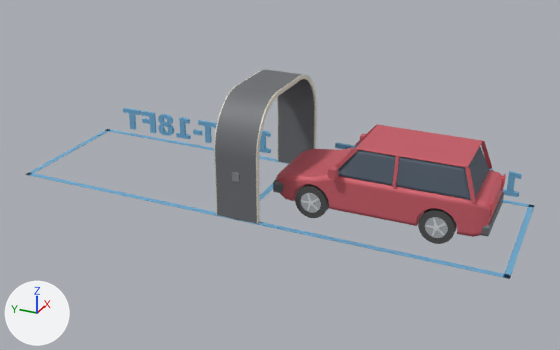
The glTF model public/colibri-suv.glb: old version first, new version second.
Camera for both pictures: a 50 mm lens placed at (-14.61, -1.17, 7.72), pointed at (-0.22, 5.31, 0.53). Every picture has the same lights, and +X, +Y and +Z are marked at lower left. The older version comes first. Where no turn or scale is listed for an object, it has been applied to the vertices.

Before the edit, the objects in view are built like this:
```python
me_lane_left = bpy.data.meshes.new('lane_left')
me_lane_left.from_pydata(...)  # a box spanning x -1.65..-1.53, y 0.0..11.35, z 0.0..0.01
me_lane_left.materials.append(mat_material_11)  # blue #76b4db
me_vehicle_body = bpy.data.meshes.new('vehicle_body')
me_vehicle_body.from_pydata(...)  # 1030 vertices, 2056 faces; spans x -0.92..0.92, y 0.61..5.16, z 0.27..1.07
me_vehicle_body.materials.append(mat_material_3)  # red #cf606c
me_vehicle_roof = bpy.data.meshes.new('vehicle_roof')
me_vehicle_roof.from_pydata(...)  # 226 vertices, 448 faces; spans x -0.74..0.74, y 1.14..3.39, z 1.67..1.7
me_vehicle_roof.materials.append(mat_material_3)  # red #cf606c
ob_lane_left = bpy.data.objects.new('lane_left', me_lane_left)
ob_lane_left.location = (0.0, 0.0, 0.0)
ob_vehicle_body = bpy.data.objects.new('vehicle_body', me_vehicle_body)
ob_vehicle_body.location = (0.0, 0.0, 0.0)
ob_vehicle_roof = bpy.data.objects.new('vehicle_roof', me_vehicle_roof)
ob_vehicle_roof.location = (0.0, 0.0, 0.0)
# also in view: 'label_far_end' at (1.95, 8.76, 0.29); 'lane_near_end' at (0.0, 0.06, 0.01); 'arch_shell' at (0.0, 5.67, 1.3); 'vehicle_glass' at (0.0, 2.42, 1.36); 'vehicle_tire_rear_l' at (-0.79, 1.59, 0.36)
```
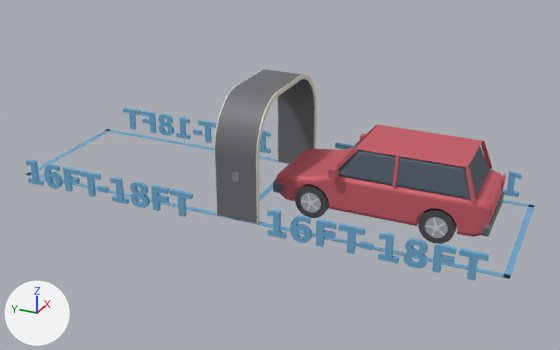
The newer file is also turned or shifted as a whole; pictures and numbers use the older file's frame.

Changed parts and their boxes [x1, y1, x2, y2] in the pictures (560 x 350 px):
'label_near_end_other_side', added (blue)
    after: [267, 210, 489, 281]
'label_far_end_other_side', added (blue)
    after: [26, 160, 193, 217]

What changed in the scene script:
```text
Add me_label_far_end_other_side:
    me_label_far_end_other_side.from_pydata(...)  # 350 vertices, 676 faces; spans x -1.99..-1.91, y 0.88..5.29, z 0.0..0.59
    me_label_far_end_other_side.materials.append(mat_material_11)  # blue #76b4db
Add me_label_near_end_other_side:
    me_label_near_end_other_side.from_pydata(...)  # 350 vertices, 676 faces; spans x -1.99..-1.91, y -5.29..-0.88, z 0.0..0.59
    me_label_near_end_other_side.materials.append(mat_material_11)  # blue #76b4db
Add ob_label_far_end_other_side:
    ob_label_far_end_other_side = bpy.data.objects.new('label_far_end_other_side', me_label_far_end_other_side)
    ob_label_far_end_other_side.location = (0.0, 5.67, 0.0)
Add ob_label_near_end_other_side:
    ob_label_near_end_other_side = bpy.data.objects.new('label_near_end_other_side', me_label_near_end_other_side)
    ob_label_near_end_other_side.location = (0.0, 5.67, 0.0)
```
